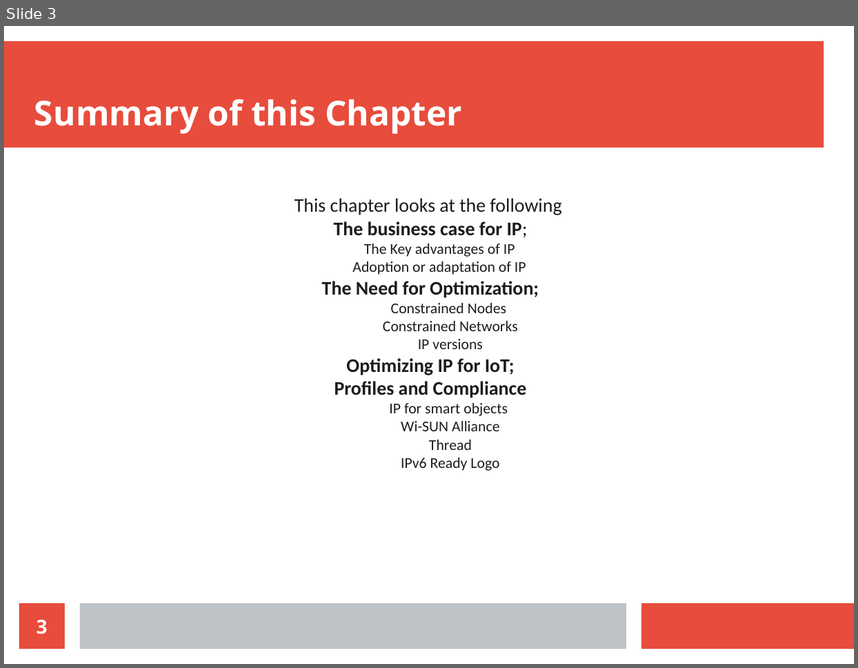
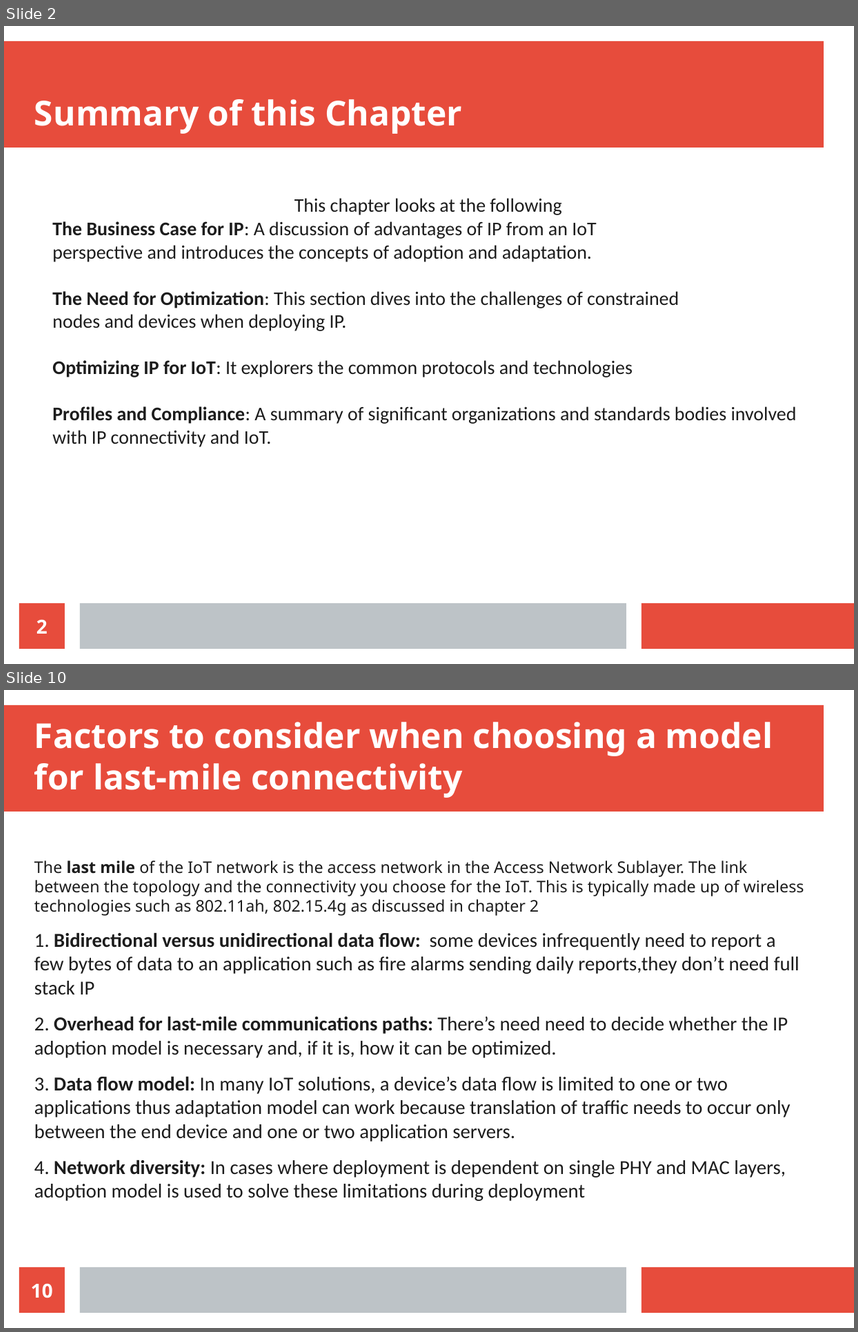
Before and after one commit to Dihfahsih1/Masters-Software-Engineering, a slide deck: yr-sem1/IoT/Chapter-5-slides.odp. Shown one above the other, each under a label of ours: slide 3 before the commit, slides 2 and 10 after it; the slides between them are not shown. The pictures are 858x668 and 858x1332 pixels, drawn with LibreOffice and Linux fonts; fonts in the diff are those of the drawing. Boxes give left, top, right and bottom in pixels: in the first picture for what was removed or moved away, otherwise in the second. Text is boxed around its words. In the diff, an @@ line names an element or a change of style, - is before the commit and + after.

```diff
--- a/yr-sem1/IoT/Chapter-5-slides.odp
+++ b/yr-sem1/IoT/Chapter-5-slides.odp
@@ slide 10 added at [4, 690, 854, 1328], background #FFFFFF; not listed: 3 template elements that a slide beside it also shows @@
@@ title added at [34, 722, 773, 798], 32 pt, text #FFFFFF, bold @@
+Factors to consider when choosing a model for last-mile connectivity
@@ text added at [34, 860, 804, 1201], 18.5 pt, text #1C1C1C @@
+The last mile of the IoT network is the access network in the Access Network Sublayer. The link between the topology and the connectivity you choose for the IoT. This is typically made up of wireless technologies such as 802.11ah, 802.15.4g as discussed in chapter 2
+1. Bidirectional versus unidirectional data flow: some devices infrequently need to report a few bytes of data to an application such as fire alarms sending daily reports,they don’t need full stack IP
+2. Overhead for last-mile communications paths: There’s need need to decide whether the IP adoption model is necessary and, if it is, how it can be optimized.
+3. Data flow model: In many IoT solutions, a device’s data flow is limited to one or two applications thus adaptation model can work because translation of traffic needs to occur only between the end device and one or two application servers.
+4. Network diversity: In cases where deployment is dependent on single PHY and MAC layers, adoption model is used to solve these limitations during deployment
@@ page number added at [19, 1267, 65, 1312], fill #E74C3C, 18 pt, text #FFFFFF, bold @@
+10
@@ what was slide 3 is now slide 2 @@
@@ slide 2 changed as well @@
@@ subtitle at [52, 221, 797, 447]: text changed; size 14 to 18 pt @@
-The business case for IP;
-  The Key advantages of IP
-  Adoption or adaptation of IP
-The Need for Optimization;
-    Constrained Nodes
-    Constrained Networks
-    IP versions
-Optimizing IP for IoT;
-Profiles and Compliance
-    IP for smart objects
-    Wi-SUN Alliance
-    Thread
-    IPv6 Ready Logo
+The Business Case for IP: A discussion of advantages of IP from an IoT
+perspective and introduces the concepts of adoption and adaptation.
+The Need for Optimization: This section dives into the challenges of constrained
+nodes and devices when deploying IP.
+Optimizing IP for IoT: It explorers the common protocols and technologies
+Profiles and Compliance: A summary of significant organizations and standards bodies involved with IP connectivity and IoT.
@@ page number at [36, 619, 47, 633]: text changed @@
-3
+2
```
Also in this commit, not shown: 1 other slide changed, 36 other slides added, 1 slide removed, 7 other files.
